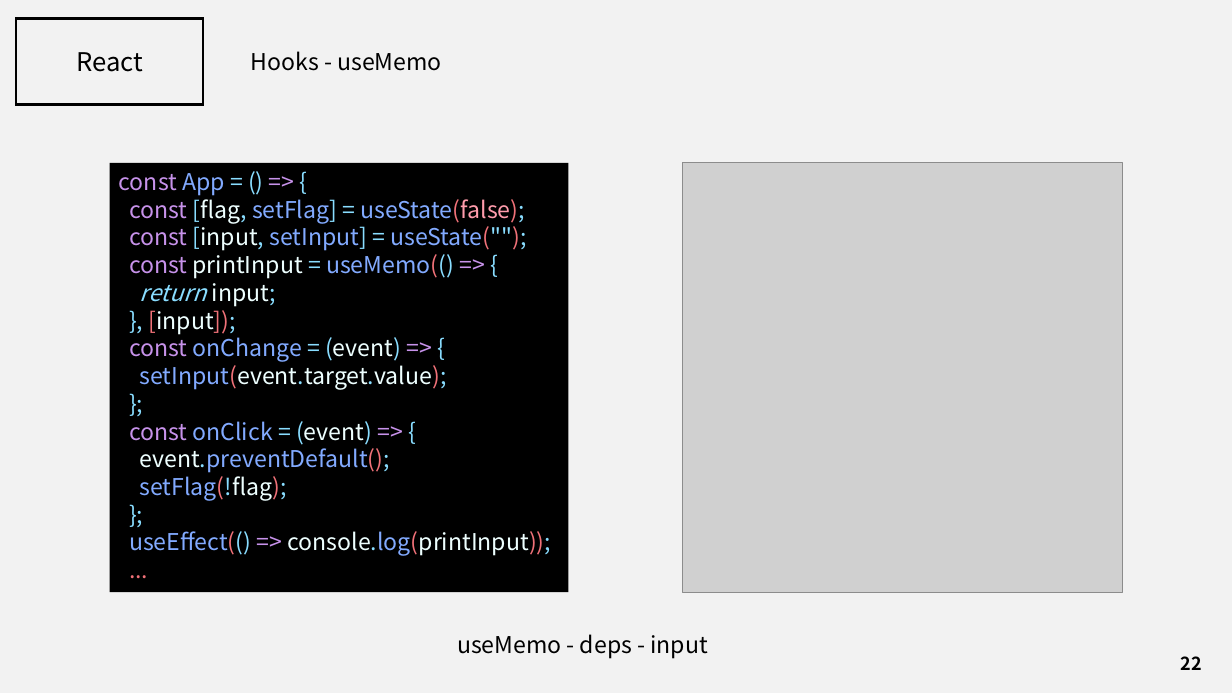
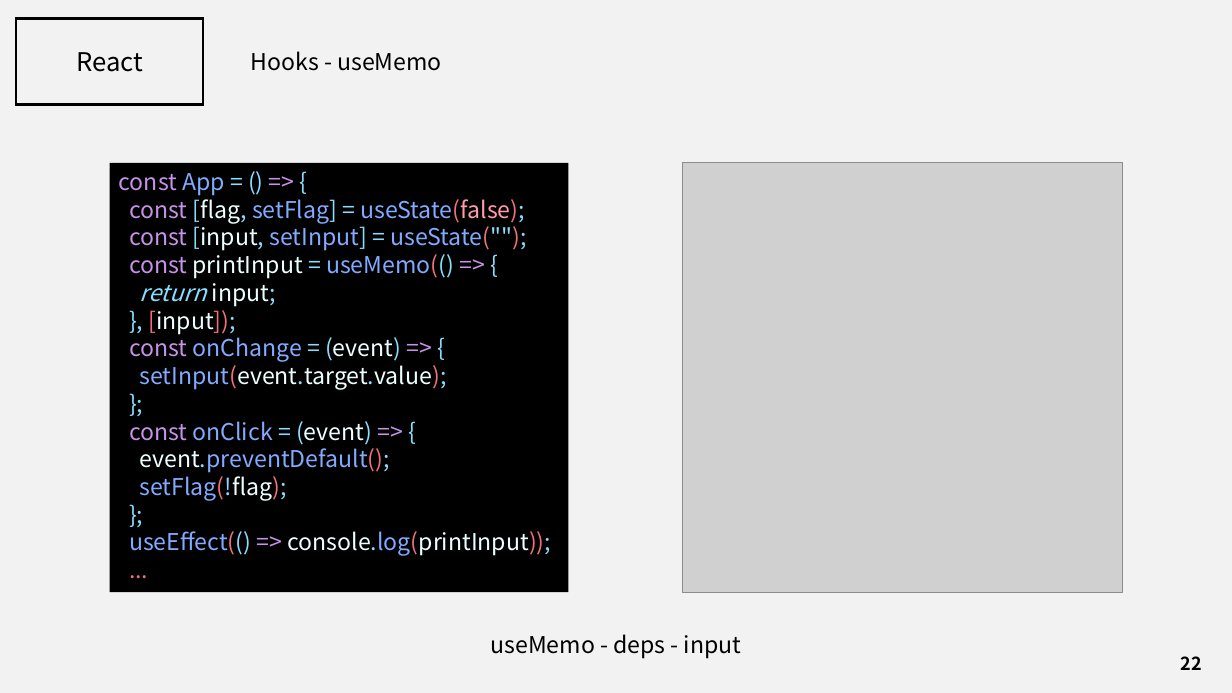
Before and after one commit to J3SUNG/Seminar, a slide deck: slide 22 of 210226_React_2.pptx. Drawn at 1232x693 pixels with LibreOffice and Linux fonts; fonts in the diff are those of the drawing; grey boxes stand for pictures. Boxes give left, top, right and bottom in pixels: in the first picture for what was removed or moved away, otherwise in the second. Text is boxed around its words. In the diff, an @@ line names an element or a change of style, - is before the commit and + after.

```diff
--- a/210226_React_2.pptx
+++ b/210226_React_2.pptx
@@ text "useMemo - deps - input" at <box>490,634,741,658</box>: alignment left to centre @@
```
Also in this commit, not shown: 3 other slides changed, 2 slides added.
